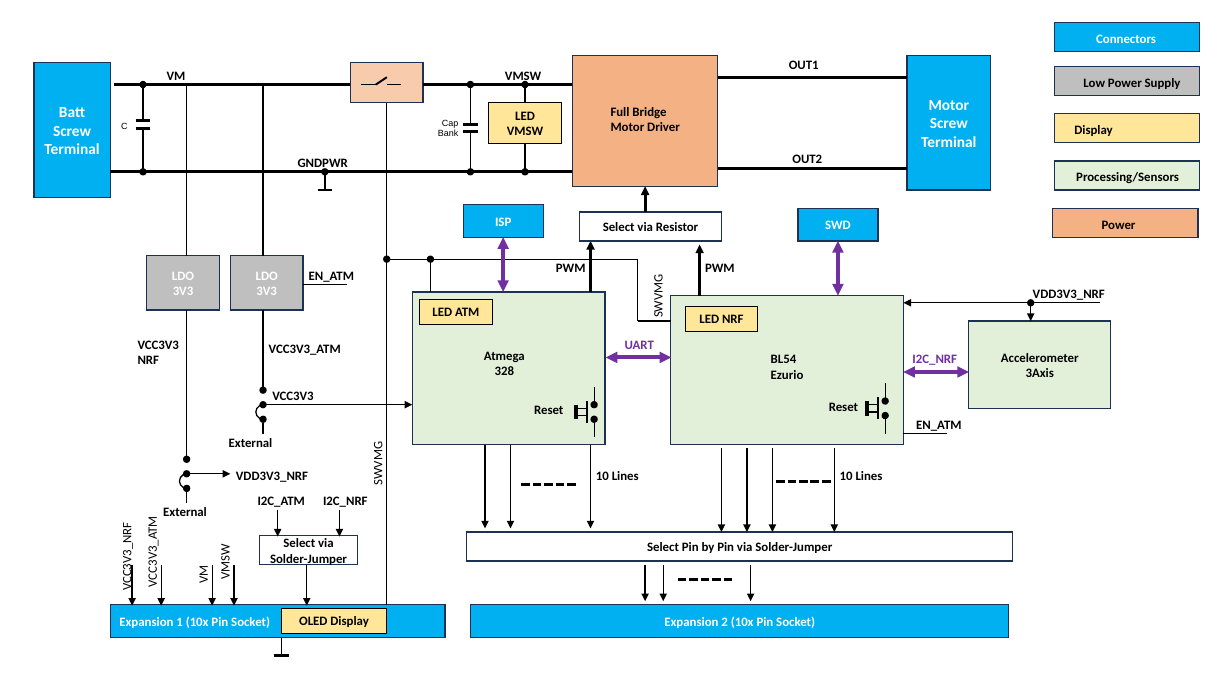
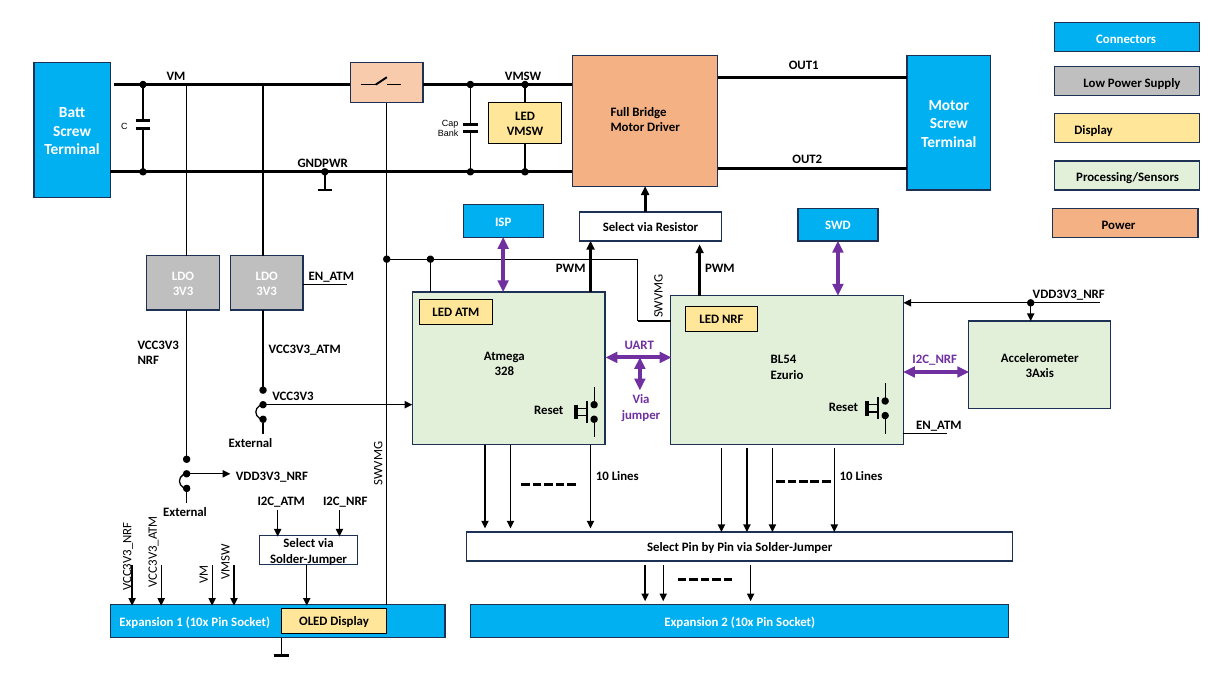
Before and after one commit to htl-rankweil/zks_emolab, a slide deck: slide 1 of doku/emLab_Blockschaltbild.pptx. Drawn at 1232x693 pixels with LibreOffice and Linux fonts; fonts in the diff are those of the drawing. Boxes give left, top, right and bottom in pixels: in the first picture for what was removed or moved away, otherwise in the second. Text is boxed around its words. In the diff, an @@ line names an element or a change of style, - is before the commit and + after.

```diff
--- a/doku/emLab_Blockschaltbild.pptx
+++ b/doku/emLab_Blockschaltbild.pptx
@@ double arrow added from (640, 358) to (640, 390), #7030A0 3 pt @@
@@ text added at (622, 394, 660, 421), 10 pt, text #7030A0, bold @@
+Via
+jumper
```
Also in this commit, not shown: 1 other file.
